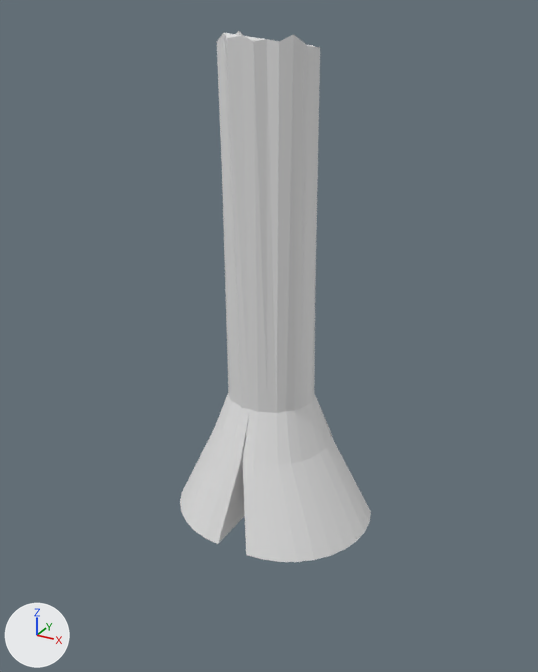
A saved change to the Blender file JamTestBed/Assets/Models/TreeEnemy.blend.
One viewpoint serves both versions: a camera (50 mm lens) standing at (9.46, -17.41, 13.13) and looking at (-0.19, 0.13, 4.36). Every picture has the same lights, and +X, +Y and +Z are marked at lower left.

Before the edit, the objects in view are built like this:
```python
me_cylinder = bpy.data.meshes.new('Cylinder')
me_cylinder.from_pydata(...)  # 140 vertices, 114 faces; spans x -2.32..2.45, y -2.02..2.02, z -1.35..1.5
ob_cylinder = bpy.data.objects.new('Cylinder', me_cylinder)
ob_cylinder.location = (0.0, 0.0, 5.28)
ob_cylinder.scale = (1.3, 1.3, 4.9)
```
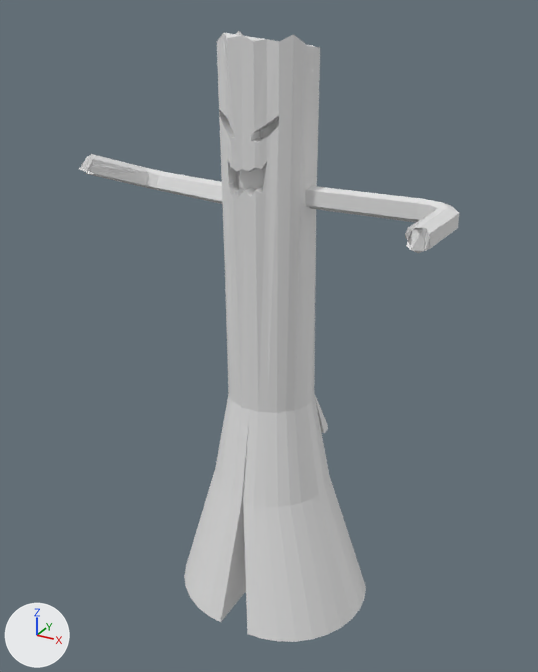
Location of each change, (x1, y1, x2, y2) in pixels of the pictures (538 x 672 px; the box of a moved part takes in the faces that stretch with it):
'Cylinder', reshaped (98% wider, 15% taller): before (180, 31, 371, 562); after (79, 31, 459, 642)
part 1 of me_cylinder, added: after (79, 154, 161, 190)
part 2 of me_cylinder, added: after (156, 33, 459, 413)
part 3 of me_cylinder, moved or reshaped: before (180, 393, 371, 562); after (184, 393, 366, 642)

Diff of the bpy script that builds the scene:
```diff
--- a/JamTestBed/Assets/Models/TreeEnemy.blend.py
+++ b/JamTestBed/Assets/Models/TreeEnemy.blend.py
@@ me_cylinder @@
 # used by ob_cylinder; location = (0.0, 0.0, 5.28); scale = (1.3, 1.3, 4.9)
-me_cylinder.from_pydata(...)  # 140 vertices, 114 faces; spans x -2.32..2.45, y -2.02..2.02, z -1.35..1.5
+me_cylinder.from_pydata(...)  # 576 vertices, 440 faces; spans x -4.66..4.03, y -2.18..1.4, z -1.97..1.5
+# me_cylinder part 1: a new loose piece of 36 vertices spanning x -4.66..-3.48, y -0.74..1.14, z 0.55..0.81
+# me_cylinder part 2: 414 vertices added at x -3.65..4.03, y -2.18..1.14, z 0.55..1.14
+# me_cylinder part 3: 50 vertices moved from x -2.32..2.45, y -2.02..0.77, z -1.35..-0.79 to x -2.32..2.45, y -2.02..0.77, z -1.97..-0.82; 16 vertices removed from x -1.88..1.88, y -0.19..2.02, z -1.35..-0.82; 2 vertices added at x -1.13..1.09, y 0.76..0.79, z -0.83..-0.82
```
